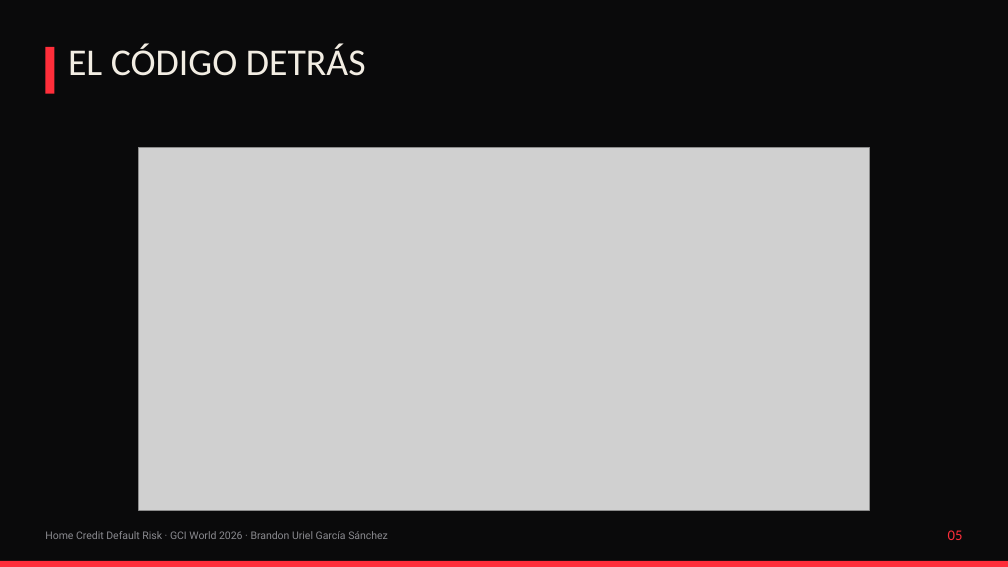
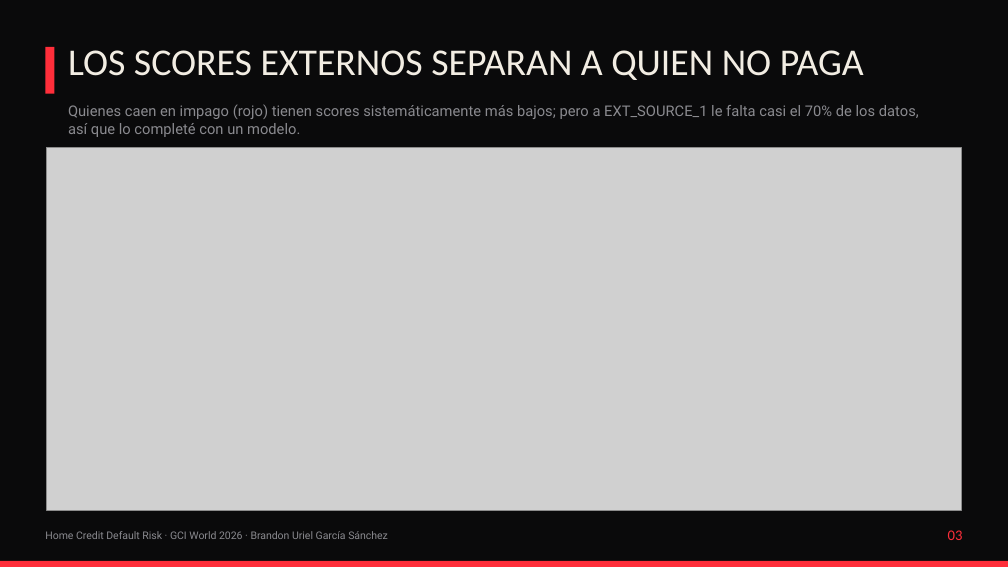
Before and after one commit to CatoXP/portfolio-data-science, a slide deck: slide 3 of proyectos/home-credit-default-risk-gci-utokyo/slides/home_credit_deck.pptx (slide 5 before the commit). Drawn at 1008x567 pixels with LibreOffice and Linux fonts; fonts in the diff are those of the drawing; grey boxes stand for pictures. Boxes give left, top, right and bottom in pixels: in the first picture for what was removed or moved away, otherwise in the second. Text is boxed around its words. In the diff, an @@ line names an element or a change of style, - is before the commit and + after.

```diff
--- a/proyectos/home-credit-default-risk-gci-utokyo/slides/home_credit_deck.pptx
+++ b/proyectos/home-credit-default-risk-gci-utokyo/slides/home_credit_deck.pptx
@@ text at [68,50,864,80]: text changed @@
-EL CÓDIGO DETRÁS
+LOS SCORES EXTERNOS SEPARAN A QUIEN NO PAGA
@@ text added at [68,104,919,137], 14 pt, text #8A8A8F @@
+Quienes caen en impago (rojo) tienen scores sistemáticamente más bajos; pero a EXT_SOURCE_1 le falta casi el 70% de los datos, así que lo completé con un modelo.
@@ picture: place and size @@
-picture at [138,147,870,510]
+picture at [47,147,961,510]
@@ text at [948,530,963,540]: text changed @@
-05
+03
```
Also in this commit, not shown: 5 other slides changed, 1 slide added, 3 other files.
